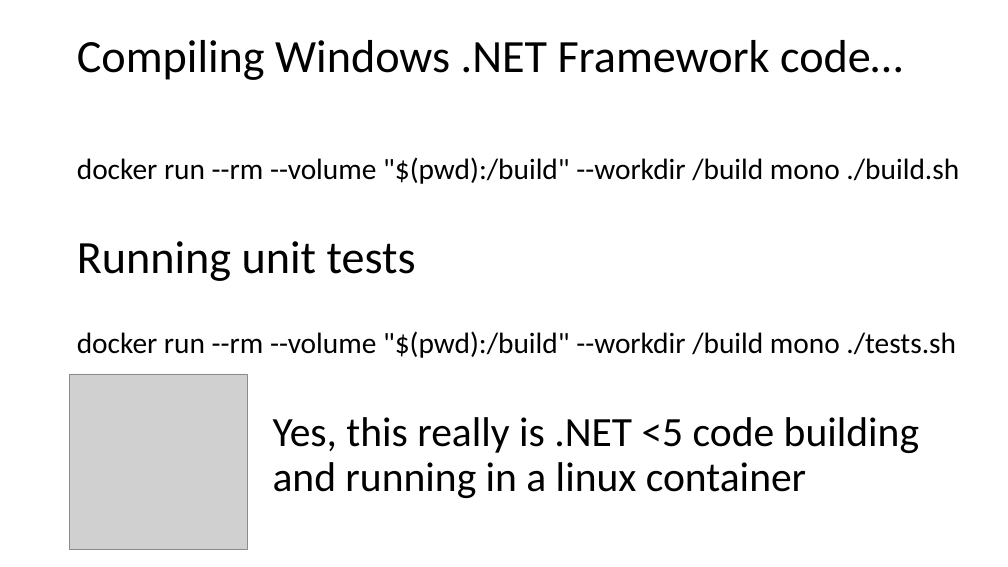
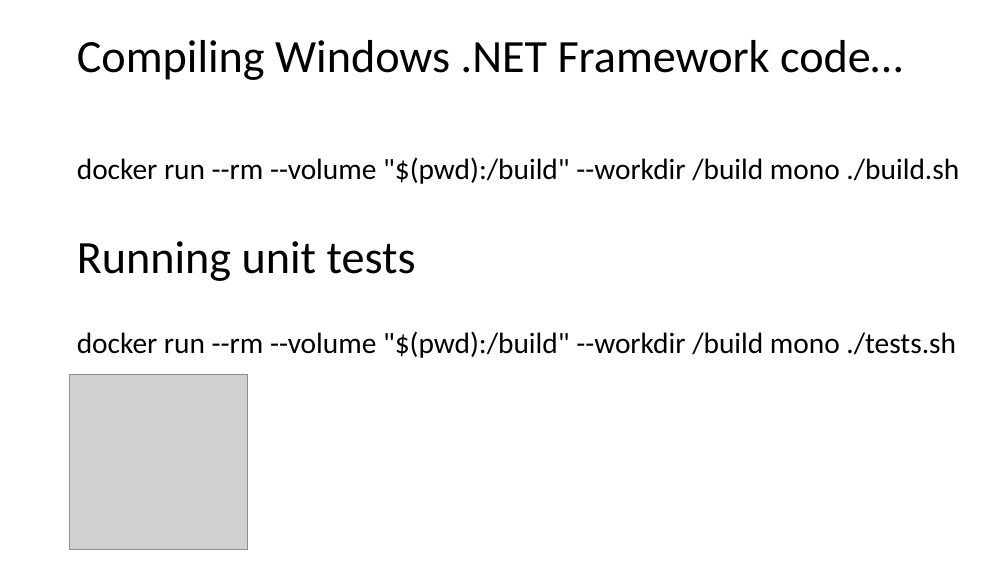
Before and after one commit to pavlosmcg/docker101, a slide deck: slide 20 of Docker 101.pptx. Drawn at 1008x567 pixels with LibreOffice and Linux fonts; fonts in the diff are those of the drawing; grey boxes stand for pictures. Boxes give left, top, right and bottom in pixels: in the first picture for what was removed or moved away, otherwise in the second. Text is boxed around its words. In the diff, an @@ line names an element or a change of style, - is before the commit and + after.

Commit message:
Update presentation

```diff
--- a/Docker 101.pptx
+++ b/Docker 101.pptx
@@ title removed at (273,417,919,498) @@
-Yes, this really is .NET <5 code building and running in a linux container
```
Also in this commit, not shown: 4 other slides changed.
